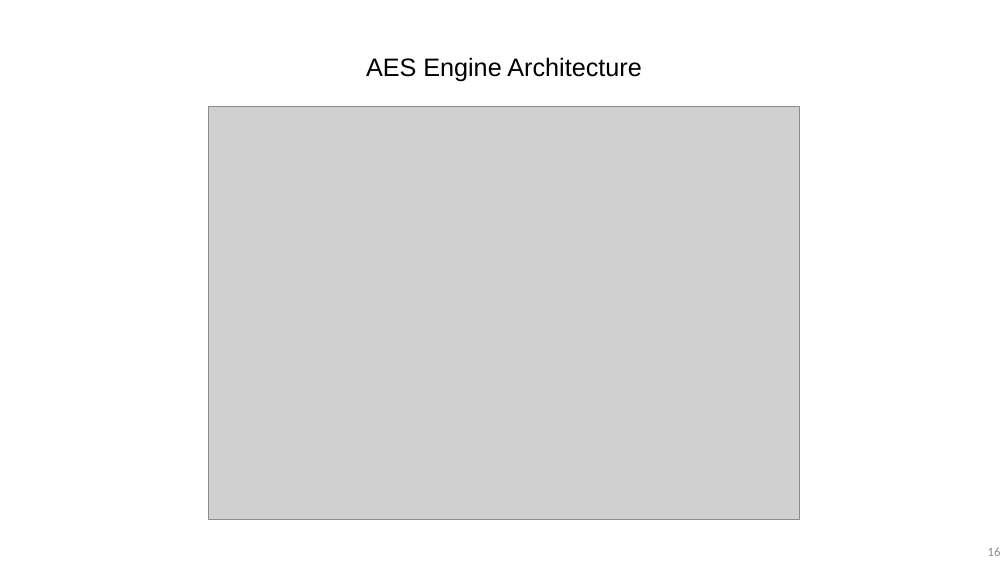
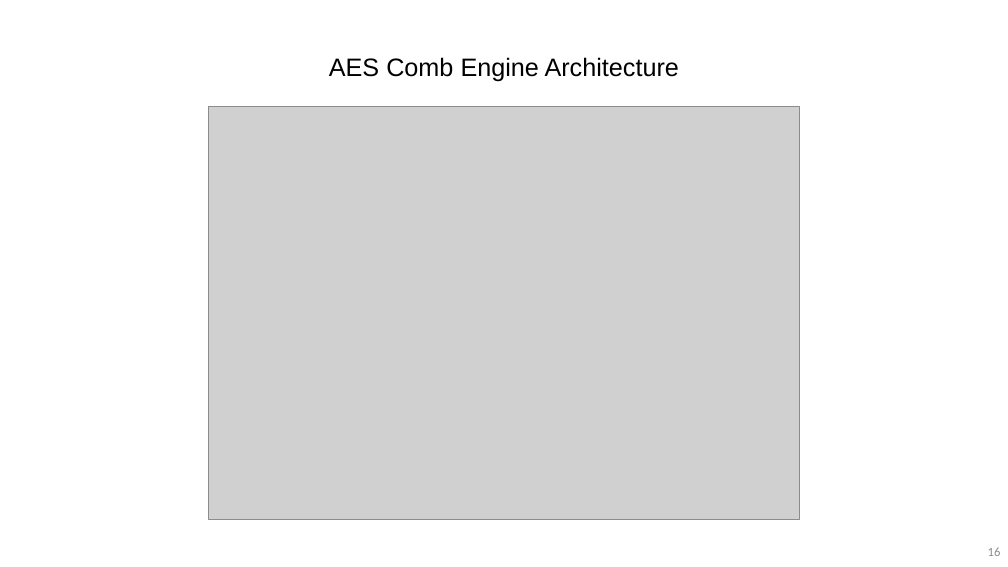
Before and after one commit to DavidDanD/PULPenix_AES, a slide deck: slide 16 of David and Dolev - Final Presentation5.pptx. Drawn at 1008x567 pixels with LibreOffice and Linux fonts; fonts in the diff are those of the drawing; grey boxes stand for pictures; background and template pictures are left out. Boxes give left, top, right and bottom in pixels: in the first picture for what was removed or moved away, otherwise in the second. Text is boxed around its words. In the diff, an @@ line names an element or a change of style, - is before the commit and + after.

```diff
--- a/David and Dolev - Final Presentation5.pptx
+++ b/David and Dolev - Final Presentation5.pptx
@@ text at bbox=[329, 57, 679, 82]: text changed @@
-AES Engine Architecture
+AES Comb Engine Architecture
```
Also in this commit, not shown: 1 other slide changed, 2 slides added, 27 other files.
